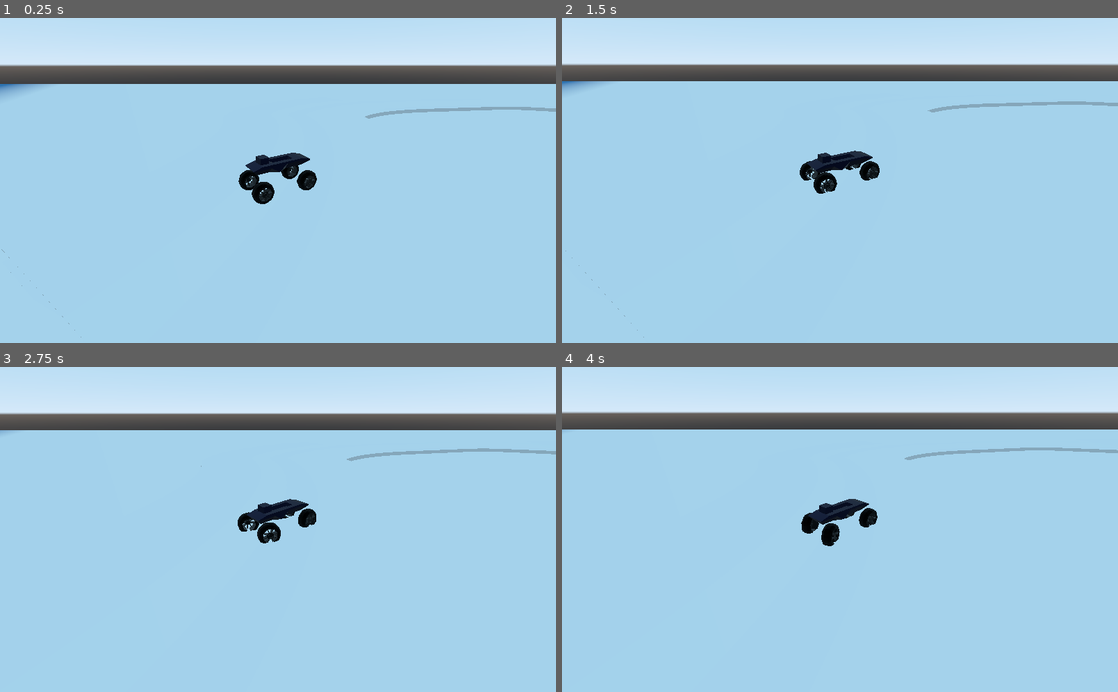
Above: before the commit, frames 1-4 (two rows, left to right).
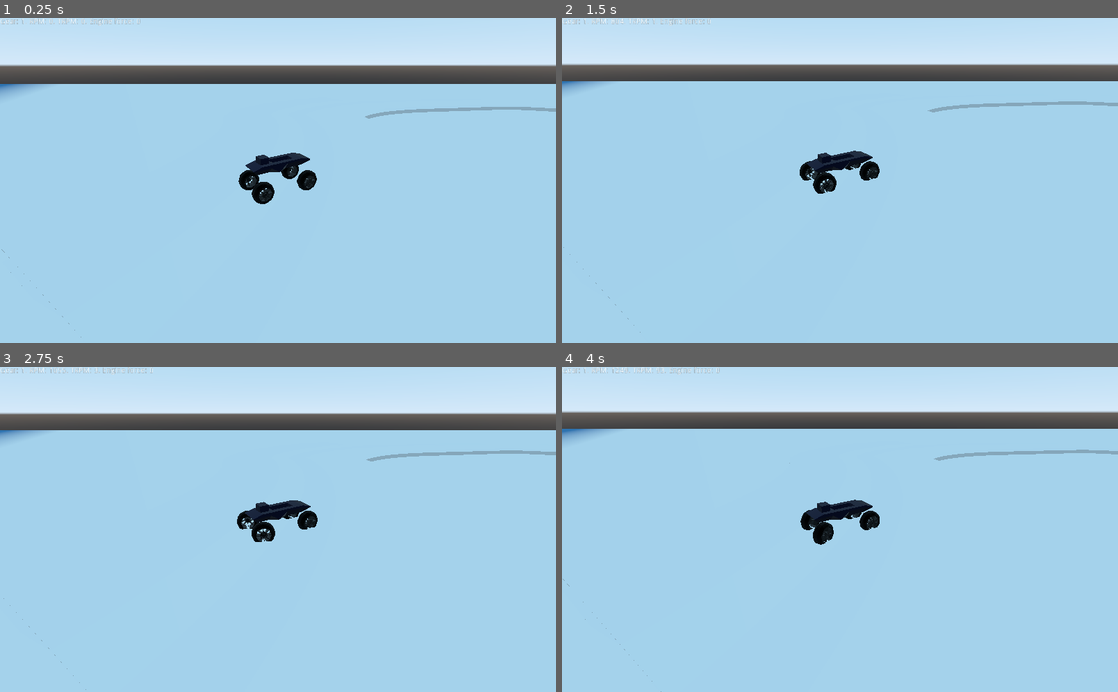
Above: after the commit, the same moments.

Repository: esensar/bugged-racing
Game: Godot game, scene res://scenes/test_level.tscn
The game is run twice, just before and just after one commit, with the same random seed, the same clock (stepped at 60 frames per second) and the same inputs. The project has no main scene, so this scene is started directly. The engine's default icon, where the game draws it, is replaced by a stand-in: a white triangle on a blue panel in a dark square.
Inputs:
- Up to frame 1 (0.25 s): no input
- Up to frame 2 (1.5 s): hold Right (ui_right) 0.53-1.28 s; hold C (clutch, bound only after the commit) 0.53-1.28 s; tap W (throttle, bound only after the commit) at 0.8, 1.35 s; hold Down (ui_down) from 1.28 s (still down)
- Up to frame 3 (2.75 s): tap C (clutch, bound only after the commit) at 1.55 s; release Down (ui_down) at 2.03 s; hold Right (ui_right) from 2.03 s (still down); hold C (clutch, bound only after the commit) from 2.03 s (still down); tap W (throttle, bound only after the commit) at 2.3 s
- Up to frame 4 (4 s): release Right (ui_right) at 2.78 s; release C (clutch, bound only after the commit) at 2.78 s; hold Up (ui_up) 2.78-3.53 s; tap W (throttle, bound only after the commit) at 2.85, 3.8 s; tap C (clutch, bound only after the commit) at 3.05 s; hold Left (ui_left) from 3.53 s (still down); hold C (clutch, bound only after the commit) from 3.53 s (still down)

The runs differ from the first frame. In frame 1, 0.1% of the frame differs, in the area x 0-26%, y 0-3%; in frame 2, 0.2%; in frame 3, 1.2%; in frame 4, 2.3%, in the area x 0-100%, y 0-100%.

Commit message:
Add gears, clutch and some kind of RPM calculation

Diff:
--- a/project.godot
+++ b/project.godot
@@ -13,6 +13,63 @@
 config/name="bugged-racing"
 config/icon="res://icon.png"
 
+[input]
+
+throttle={
+"deadzone": 0.5,
+"events": [ Object(InputEventKey,"resource_local_to_scene":false,"resource_name":"","device":0,"alt":false,"shift":false,"control":false,"meta":false,"command":false,"pressed":false,"scancode":87,"physical_scancode":0,"unicode":0,"echo":false,"script":null)
+, Object(InputEventKey,"resource_local_to_scene":false,"resource_name":"","device":0,"alt":false,"shift":false,"control":false,"meta":false,"command":false,"pressed":false,"scancode":16777232,"physical_scancode":0,"unicode":0,"echo":false,"script":null)
+, Object(InputEventJoypadMotion,"resource_local_to_scene":false,"resource_name":"","device":0,"axis":7,"axis_value":1.0,"script":null)
+ ]
+}
+brake={
+"deadzone": 0.5,
+"events": [ Object(InputEventKey,"resource_local_to_scene":false,"resource_name":"","device":0,"alt":false,"shift":false,"control":false,"meta":false,"command":false,"pressed":false,"scancode":83,"physical_scancode":0,"unicode":0,"echo":false,"script":null)
+, Object(InputEventKey,"resource_local_to_scene":false,"resource_name":"","device":0,"alt":false,"shift":false,"control":false,"meta":false,"command":false,"pressed":false,"scancode":16777234,"physical_scancode":0,"unicode":0,"echo":false,"script":null)
+, Object(InputEventJoypadMotion,"resource_local_to_scene":false,"resource_name":"","device":0,"axis":6,"axis_value":1.0,"script":null)
+ ]
+}
+clutch={
+"deadzone": 0.5,
+"events": [ Object(InputEventKey,"resource_local_to_scene":false,"resource_name":"","device":0,"alt":false,"shift":false,"control":false,"meta":false,"command":false,"pressed":false,"scancode":67,"physical_scancode":0,"unicode":0,"echo":false,"script":null)
+, Object(InputEventJoypadMotion,"resource_local_to_scene":false,"resource_name":"","device":0,"axis":3,"axis_value":-1.0,"script":null)
+ ]
+}
+handbrake={
+"deadzone": 0.5,
+"events": [ Object(InputEventKey,"resource_local_to_scene":false,"resource_name":"","device":0,"alt":false,"shift":false,"control":false,"meta":false,"command":false,"pressed":false,"scancode":32,"physical_scancode":0,"unicode":0,"echo":false,"script":null)
+, Object(InputEventJoypadMotion,"resource_local_to_scene":false,"resource_name":"","device":0,"axis":3,"axis_value":1.0,"script":null)
+ ]
+}
+steer_left={
+"deadzone": 0.5,
+"events": [ Object(InputEventKey,"resource_local_to_scene":false,"resource_name":"","device":0,"alt":false,"shift":false,"control":false,"meta":false,"command":false,"pressed":false,"scancode":65,"physical_scancode":0,"unicode":0,"echo":false,"script":null)
+, Object(InputEventKey,"resource_local_to_scene":false,"resource_name":"","device":0,"alt":false,"shift":false,"control":false,"meta":false,"command":false,"pressed":false,"scancode":16777231,"physical_scancode":0,"unicode":0,"echo":false,"script":null)
+, Object(InputEventJoypadMotion,"resource_local_to_scene":false,"resource_name":"","device":0,"axis":0,"axis_value":-1.0,"script":null)
+ ]
+}
+steer_right={
+"deadzone": 0.5,
+"events": [ Object(InputEventKey,"resource_local_to_scene":false,"resource_name":"","device":0,"alt":false,"shift":false,"control":false,"meta":false,"command":false,"pressed":false,"scancode":68,"physical_scancode":0,"unicode":0,"echo":false,"script":null)
+, Object(InputEventKey,"resource_local_to_scene":false,"resource_name":"","device":0,"alt":false,"shift":false,"control":false,"meta":false,"command":false,"pressed":false,"scancode":16777233,"physical_scancode":0,"unicode":0,"echo":false,"script":null)
+, Object(InputEventJoypadMotion,"resource_local_to_scene":false,"resource_name":"","device":0,"axis":0,"axis_value":1.0,"script":null)
+ ]
+}
+gear_up={
+"deadzone": 0.5,
+"events": [ Object(InputEventKey,"resource_local_to_scene":false,"resource_name":"","device":0,"alt":false,"shift":false,"control":false,"meta":false,"command":false,"pressed":false,"scancode":16777237,"physical_scancode":0,"unicode":0,"echo":false,"script":null)
+, Object(InputEventKey,"resource_local_to_scene":false,"resource_name":"","device":0,"alt":false,"shift":false,"control":false,"meta":false,"command":false,"pressed":false,"scancode":69,"physical_scancode":0,"unicode":0,"echo":false,"script":null)
+, Object(InputEventJoypadButton,"resource_local_to_scene":false,"resource_name":"","device":0,"button_index":5,"pressure":0.0,"pressed":false,"script":null)
+ ]
+}
+gear_down={
+"deadzone": 0.5,
+"events": [ Object(InputEventKey,"resource_local_to_scene":false,"resource_name":"","device":0,"alt":false,"shift":false,"control":false,"meta":false,"command":false,"pressed":false,"scancode":16777238,"physical_scancode":0,"unicode":0,"echo":false,"script":null)
+, Object(InputEventKey,"resource_local_to_scene":false,"resource_name":"","device":0,"alt":false,"shift":false,"control":false,"meta":false,"command":false,"pressed":false,"scancode":81,"physical_scancode":0,"unicode":0,"echo":false,"script":null)
+, Object(InputEventJoypadButton,"resource_local_to_scene":false,"resource_name":"","device":0,"button_index":4,"pressure":0.0,"pressed":false,"script":null)
+ ]
+}
+
 [physics]
 
 common/enable_pause_aware_picking=true
--- a/scenes/test_level.tscn
+++ b/scenes/test_level.tscn
@@ -35,7 +35,6 @@
 [node name="buggy" parent="." instance=ExtResource( 1 )]
 transform = Transform( 1.00456, 0, 0, 0, 1.00456, 0, 0, 0, 1.00456, -38.0928, 1.38435, -0.0872202 )
 mass = 250.0
-engine_force_value = 10000
 
 [node name="camera" type="Camera" parent="."]
 transform = Transform( 1, 0, 0, 0, 1, 0, 0, 0, 1, 0, 5.88022, 23.0639 )
--- a/vehicles/buggy.gd
+++ b/vehicles/buggy.gd
@@ -5,35 +5,108 @@
 
 var steer_target = 0
 
-export var engine_force_value = 40
+export (float) var MAX_ENGINE_FORCE = 100.0
+export (float) var MAX_BRAKE_FORCE = 50.0
+export (float) var THROTTLE_POWER = 10000.0
+export (float) var MAX_RPM_LOSS_PS = 3000.0
 
-func _physics_process(delta):
-	var fwd_mps = transform.basis.xform_inv(linear_velocity).x
+export (Array) var gear_ratios = [ 6, 5, 4, 3, 2, 1.0 ]
+export (float) var reverse_ratio = -6.0
+export (float) var final_drive = 3.38
+export (float) var max_rpm = 7000
+export (float) var min_rpm = 900
+export (float) var gear_switch_time = 0.2
+export (Curve) var power_curve
 
-	steer_target = Input.get_action_strength("ui_left") - Input.get_action_strength("ui_right")
+var clutch_position: float = 0.0
+var rpm = 0
+var gear = 1
+
+var gear_timer = 0
+
+onready var frwheel: VehicleWheel = $front_right
+onready var flwheel: VehicleWheel = $front_left
+onready var rrwheel: VehicleWheel = $rear_right
+onready var rlwheel: VehicleWheel = $rear_left
+
+var traction_wheels: Array
+
+func _ready():
+	for wheel in [frwheel, flwheel, rrwheel, rlwheel]:
+		if wheel.use_as_traction:
+			traction_wheels.append(wheel)
+
+func _get_gear_ratio():
+	if gear == 0:
+		return 0
+	elif gear == -1:
+		return reverse_ratio
+	else:
+		return gear_ratios[gear - 1]
+
+func _handle_gear_switch(delta: float):
+	if gear_timer > 0:
+		gear_timer = max(0, gear_timer - delta)
+	elif clutch_position > 0.8:
+		if Input.is_action_just_pressed("gear_up"):
+			if gear + 1 <= gear_ratios.size():
+				gear += 1
+				gear_timer = gear_switch_time * (2 - clutch_position)
+		if Input.is_action_just_pressed("gear_down"):
+			if gear - 1 >= -1:
+				gear -= 1
+				gear_timer = gear_switch_time * (2 - clutch_position)
+
+func _has_traction():
+	for wheel in traction_wheels:
+		if wheel.is_in_contact():
+			return true
+	return false
+
+func _lerp_rpm(from, to, delta, factor):
+	var new_val = lerp(from, to, factor)
+	if abs(from - new_val) > MAX_RPM_LOSS_PS * delta:
+		var new_factor = inverse_lerp(from, to, from - sign(from - new_val) * MAX_RPM_LOSS_PS * delta)
+		new_val = lerp(from, to, new_factor)
+	return new_val
+
+func _physics_process(delta: float):
+	clutch_position = Input.get_action_strength("clutch")
+	_handle_gear_switch(delta)
+	var throttle = Input.get_action_strength("throttle")
+
+	var wheel_rpm = traction_wheels[0].get_rpm()
+	var final_rpm = abs(wheel_rpm) * final_drive
+	var transmission_rpm = final_rpm * abs(_get_gear_ratio())
+
+	if gear != 0:
+		rpm = lerp(rpm, transmission_rpm, delta * (1 - clutch_position))
+		rpm = _lerp_rpm(rpm, min_rpm, delta, delta * clutch_position * 3)
+	else:
+		rpm = _lerp_rpm(rpm, min_rpm, delta, delta * 3)
+	if _has_traction():
+		rpm += throttle * delta * clutch_position * THROTTLE_POWER
+	else:
+		rpm += throttle * delta * THROTTLE_POWER
+	rpm = clamp(rpm, 0, max_rpm)
+	var rpm_factor = clamp(rpm / max_rpm, 0.0, 1.0)
+	var power_factor = power_curve.interpolate_baked(rpm_factor)
+
+	# Transfer to transmission
+	var transmission_input = power_factor * (1 - clutch_position) * _get_gear_ratio()
+
+	var final_input = transmission_input * final_drive
+
+	brake = Input.get_action_strength("brake") * MAX_BRAKE_FORCE
+	engine_force = throttle * final_input * MAX_ENGINE_FORCE
+
+	var handbrake = Input.get_action_strength("handbrake")
+	rrwheel.brake = handbrake * MAX_BRAKE_FORCE / 2
+	rlwheel.brake = handbrake * MAX_BRAKE_FORCE / 2
+
+	$Info.text = "Gear: %d, RPM: %.0f, TRPM: %.0f, Engine force: %.0f" % [ gear, rpm, transmission_rpm, engine_force ]
+
+	steer_target = Input.get_action_strength("steer_left") - Input.get_action_strength("steer_right")
 	steer_target *= STEER_LIMIT
 
-	if Input.is_action_pressed("ui_up"):
-		# Increase engine force at low speeds to make the initial acceleration faster.
-		var speed = linear_velocity.length()
-		if speed < 5 and speed != 0:
-			engine_force = clamp(engine_force_value * 5 / speed, 0, 100)
-		else:
-			engine_force = engine_force_value
-	else:
-		engine_force = 0
-
-	if Input.is_action_pressed("ui_down"):
-		# Increase engine force at low speeds to make the initial acceleration faster.
-		if fwd_mps >= -1:
-			var speed = linear_velocity.length()
-			if speed < 5 and speed != 0:
-				engine_force = -clamp(engine_force_value * 5 / speed, 0, 100)
-			else:
-				engine_force = -engine_force_value
-		else:
-			brake = 1
-	else:
-		brake = 0.0
-
 	steering = move_toward(steering, steer_target, STEER_SPEED * delta)
--- a/vehicles/buggy.tscn
+++ b/vehicles/buggy.tscn
@@ -1,13 +1,17 @@
-[gd_scene load_steps=4 format=2]
+[gd_scene load_steps=5 format=2]
 
 [ext_resource path="res://assets/basic_buggy.glb" type="PackedScene" id=1]
 [ext_resource path="res://vehicles/buggy.gd" type="Script" id=3]
+
+[sub_resource type="Curve" id=2]
+_data = [ Vector2( 0, 0 ), 0.0, 0.0, 0, 0, Vector2( 0.910377, 0.990909 ), 0.0, 0.0, 0, 0, Vector2( 1, 0 ), 0.0, 0.0, 0, 0 ]
 
 [sub_resource type="BoxShape" id=1]
 extents = Vector3( 0.521885, 0.334919, 1.78849 )
 
 [node name="buggy" instance=ExtResource( 1 )]
 script = ExtResource( 3 )
+power_curve = SubResource( 2 )
 
 [node name="chassis" parent="." index="0"]
 transform = Transform( -1, 0, -3.25841e-07, 0, 1, 0, 3.25841e-07, 0, -1, 0, 0.446435, 0 )
@@ -45,3 +49,10 @@
 wheel_rest_length = 0.4
 suspension_travel = 1.0
 suspension_max_force = 10000.0
+
+[node name="Info" type="Label" parent="." index="7"]
+margin_right = 40.0
+margin_bottom = 14.0
+__meta__ = {
+"_edit_use_anchors_": false
+}
